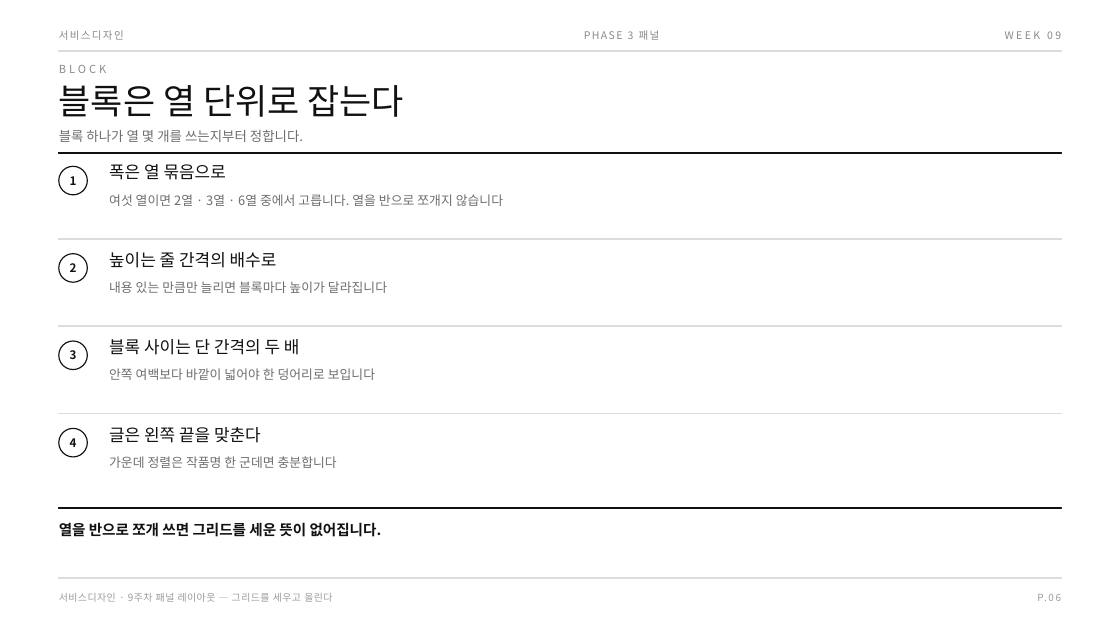
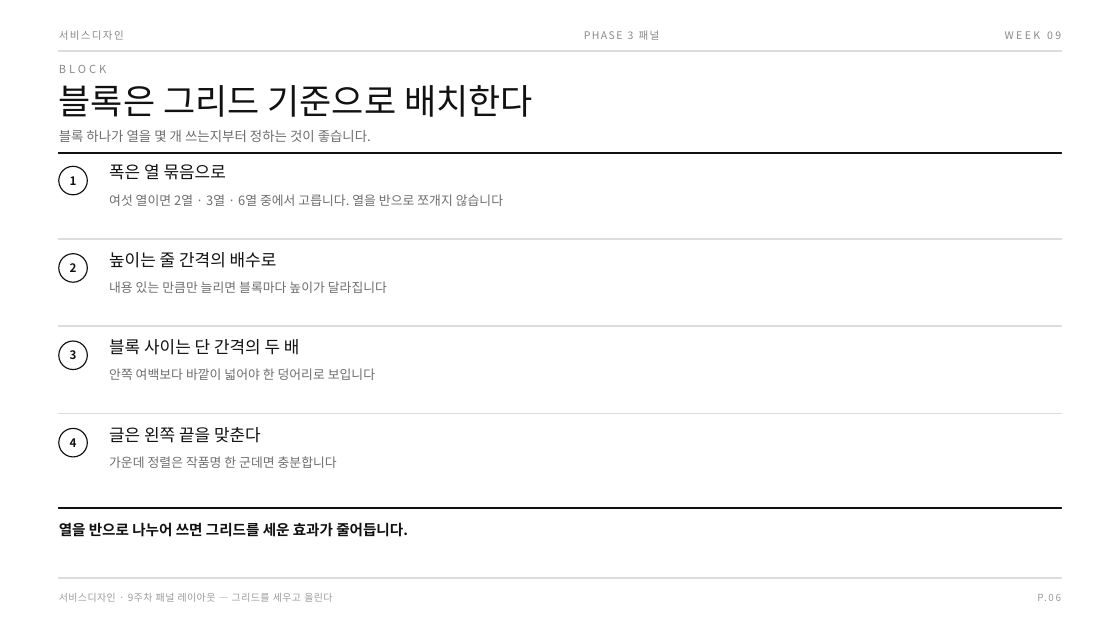
Before and after one commit to design-eng/MIN.D, a slide deck: slide 11 of dist/weeks-2학기/서비스디자인_2학기_09주차_패널레이아웃.pptx. Drawn at 1120x630 pixels with LibreOffice and Linux fonts; fonts in the diff are those of the drawing. Boxes give left, top, right and bottom in pixels: in the first picture for what was removed or moved away, otherwise in the second. Text is boxed around its words. In the diff, an @@ line names an element or a change of style, - is before the commit and + after.

```diff
--- a/dist/weeks-2학기/서비스디자인_2학기_09주차_패널레이아웃.pptx
+++ b/dist/weeks-2학기/서비스디자인_2학기_09주차_패널레이아웃.pptx
@@ text at (x1=59, y1=85, x2=533, y2=117): text changed @@
-블록은 열 단위로 잡는다
+블록은 그리드 기준으로 배치한다
@@ text at (x1=59, y1=130, x2=371, y2=142): text changed @@
-블록 하나가 열 몇 개를 쓰는지부터 정합니다.
+블록 하나가 열을 몇 개 쓰는지부터 정하는 것이 좋습니다.
@@ text at (x1=59, y1=522, x2=408, y2=537): text changed @@
-열을 반으로 쪼개 쓰면 그리드를 세운 뜻이 없어집니다.
+열을 반으로 나누어 쓰면 그리드를 세운 효과가 줄어듭니다.
```
Also in this commit, not shown: 20 other slides changed, 5 other files.
